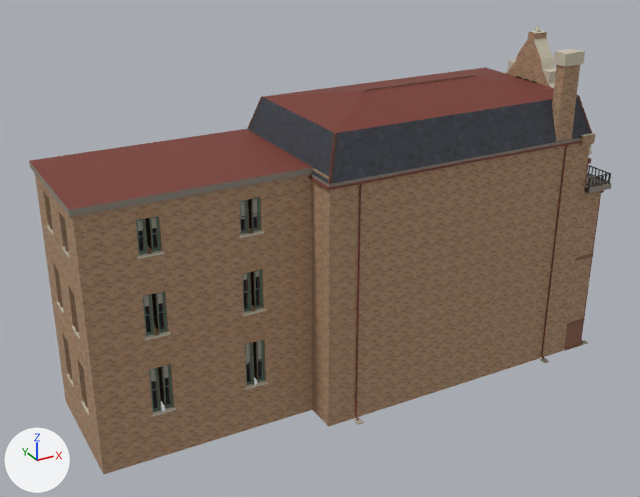
The glTF model chicago/4d/assets/gltf/wheeler_house_1812_prairie__as_built_1884.glb, before and after one commit.
One viewpoint serves both versions: a 50 mm lens placed at (-17.7, -31.3, 25.2), pointed at (2.0, 4.4, 7.3). The axes (+X, +Y, +Z) are drawn at lower left. The lights are the same throughout. The picture after the commit comes second. Vertices at exactly the same position are counted once.

Before the edit, the objects in view are built like this:
```python
ob_wheeler_house_1812_prairie__as_built_1884 = bpy.data.objects.new('wheeler_house_1812_prairie__as_built_1884', me_wheeler_house_1812_prairie__as_built_1884)
ob_wheeler_house_1812_prairie__as_built_1884.location = (0.0, 0.0, 0.0)
```
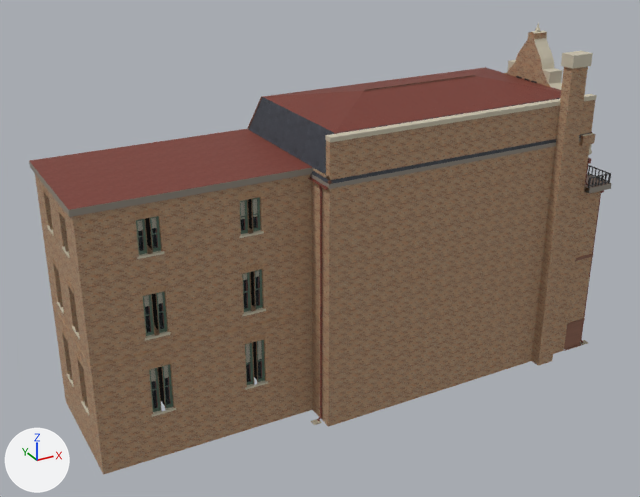
Boxes (x1, y1, x2, y2) around the edits, measured in the pictures (640 x 497 px; the box of a moved part takes in the faces that stretch with it):
part 1 of me_wheeler_house_1812_prairie__as_built_1884, moved or reshaped: before (354, 418, 364, 425); after (311, 419, 322, 425)
part 2 of me_wheeler_house_1812_prairie__as_built_1884, moved or reshaped: before (355, 184, 362, 419); after (317, 185, 322, 421)
part 3 of me_wheeler_house_1812_prairie__as_built_1884, deleted: before (333, 143, 568, 363)
part 4 of me_wheeler_house_1812_prairie__as_built_1884, moved or reshaped: before (263, 49, 595, 190); after (263, 51, 597, 366)

The change, as a list of edits to the scene's bpy script:
```text
Change me_wheeler_house_1812_prairie__as_built_1884:
    used by ob_wheeler_house_1812_prairie__as_built_1884; location = (0.0, 0.0, 0.0)
    remove me_wheeler_house_1812_prairie__as_built_1884.from_pydata(...)  # 15884 vertices, 21010 faces; spans x -10.8..18.6, y -0.6..8.7, z 0.0..17.4
    add me_wheeler_house_1812_prairie__as_built_1884.from_pydata(...)  # 15125 vertices, 20027 faces; spans x -10.8..18.6, y -0.6..8.7, z 0.0..17.4
    me_wheeler_house_1812_prairie__as_built_1884 part 1: the loose piece of 8 vertices spanning x 1.3..1.7, y -0.6..-0.1, z 0.0 is turned -90 degrees about the z axis through its middle, then moved by (-1.8, 0.9, 0.0)
    me_wheeler_house_1812_prairie__as_built_1884 part 2: the loose piece of 40 vertices spanning x 1.5, y -0.3..0.0, z 0.1..12.2 is turned -90 degrees about the z axis through its middle, then moved by (-1.7, 0.8, 0.0)
    me_wheeler_house_1812_prairie__as_built_1884 part 3: 28 loose pieces with 540 vertices, spanning x -0.2..13.6, y -0.6..0.7, z 0.0..12.4, are deleted
    me_wheeler_house_1812_prairie__as_built_1884 part 4: 29 vertices moved from x -0.2..15.2, y -0.2..8.6, z 12.2..14.2 to x -0.2..15.2, y -0.1..8.6, z 12.2..14.1; 439 vertices removed from x -0.2..15.2, y -0.2..8.7, z 12.2..16.8; 220 vertices added at x -0.2..15.2, y -0.6..8.7, z 0.0..16.8
    other edits to the shape of me_wheeler_house_1812_prairie__as_built_1884 do not show in these pictures
```
